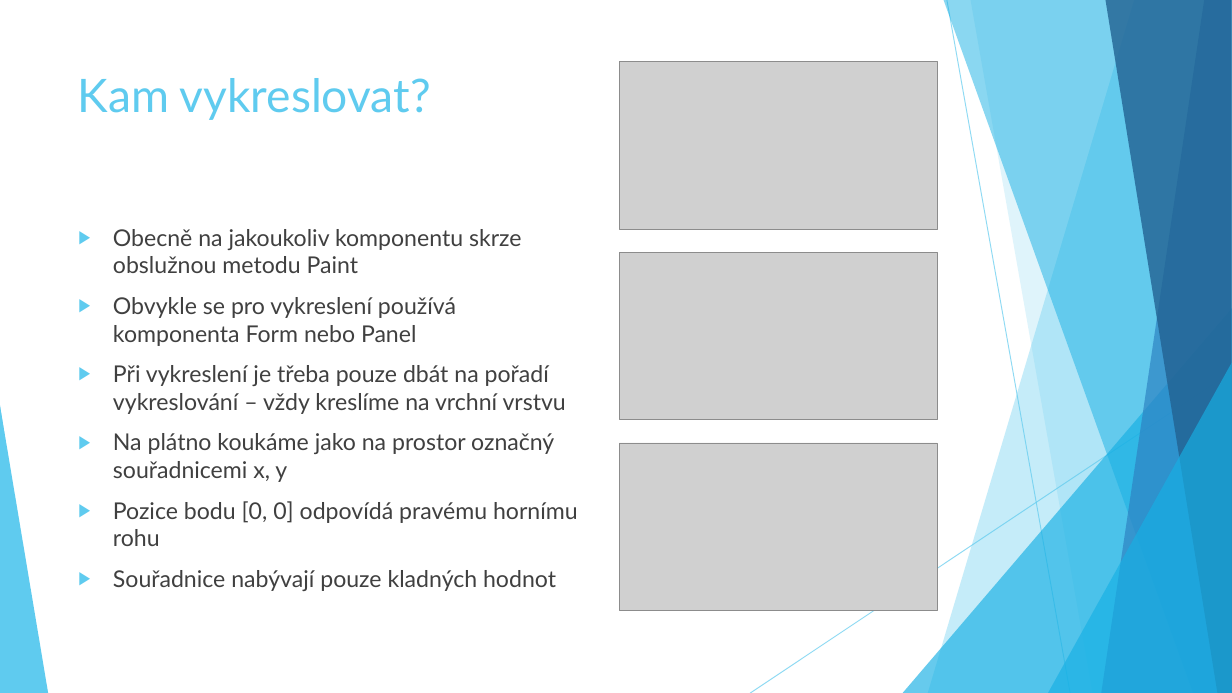
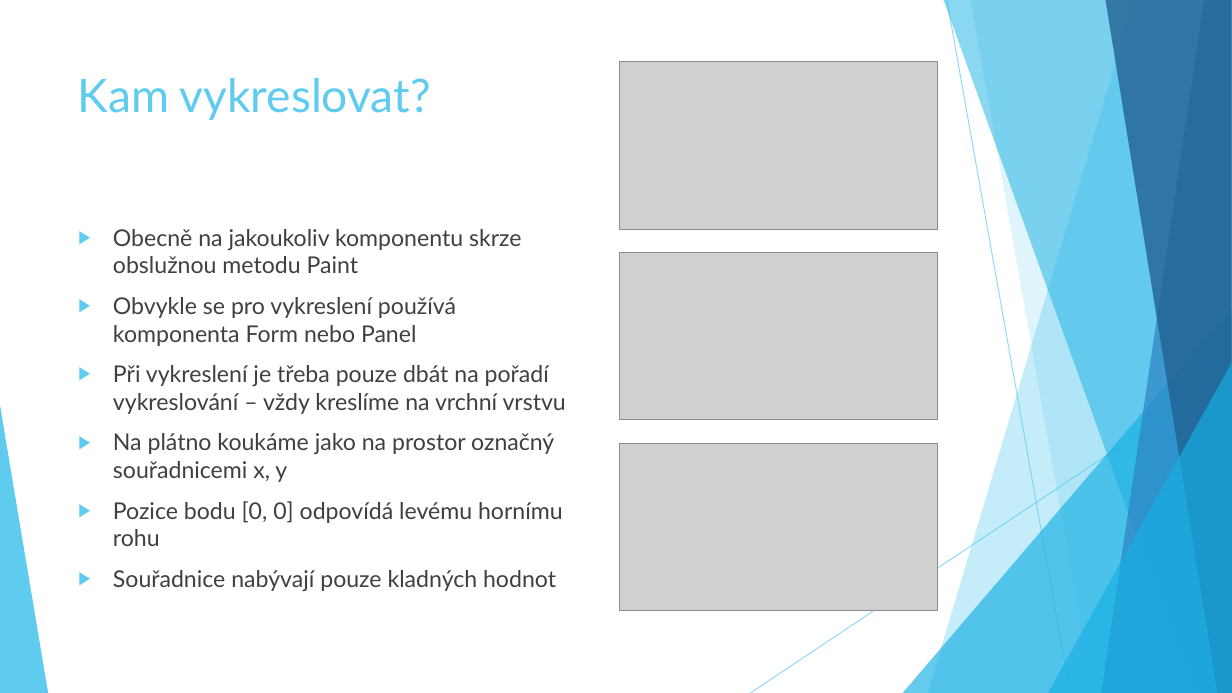
Before and after one commit to dawissl/hradebni, a slide deck: slide 4 of Prezentace/1. ročník/PGM_22.pptx. Drawn at 1232x693 pixels with LibreOffice and Linux fonts; fonts in the diff are those of the drawing; grey boxes stand for pictures. Boxes give left, top, right and bottom in pixels: in the first picture for what was removed or moved away, otherwise in the second. Text is boxed around its words. In the diff, an @@ line names an element or a change of style, - is before the commit and + after.

```diff
--- a/Prezentace/1. ročník/PGM_22.pptx
+++ b/Prezentace/1. ročník/PGM_22.pptx
@@ text at [113,501,563,546]: text changed @@
-▶ Pozice bodu [0, 0] odpovídá pravému hornímu rohu
+▶ Pozice bodu [0, 0] odpovídá levému hornímu rohu
```
Also in this commit, not shown: 1 other slide changed, 8 other files.
